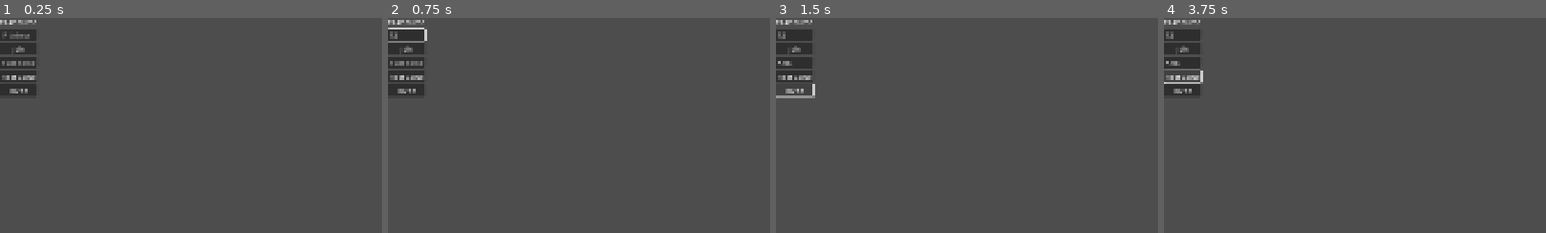
Above: before the commit, frames 1-4 (left to right).
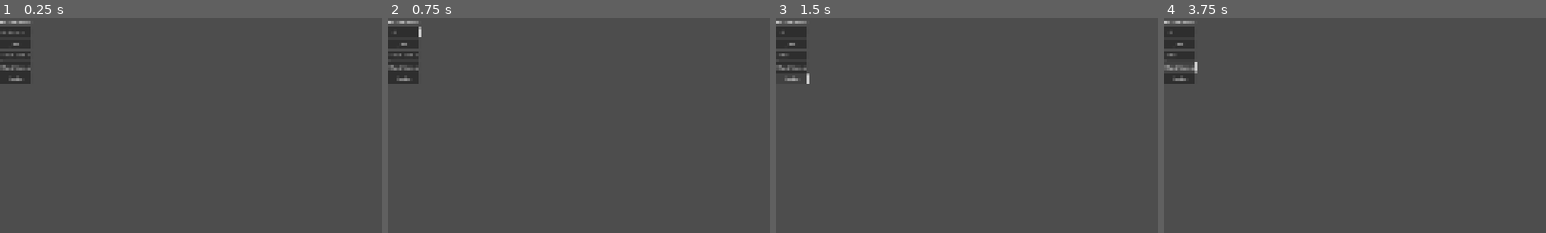
Above: after the commit, the same moments.

Repository: IljaGerasimov/TrapChess
Game: Godot game, scene res://scenes/Menu/Main.tscn
Two runs of this game, one before a commit and one after it. Both use one fixed random seed, a clock stepped at 60 frames per second and the inputs below. Before the commit the project starts from res://scenes/Main.tscn.
Inputs (mouse positions are % of the whole screen's width and height, from its top left):
- Up to frame 1 (0.25 s): no input
- Up to frame 2 (0.75 s): click (2, 4) at 0.52 s; type "12" at 0.6 s
- Up to frame 3 (1.5 s): click (2, 10) at 0.75 s; type "Alex" at 0.83 s; click "Invite" at 1.25 s
- Up to frame 4 (3.75 s): click "Invite" at 2 s; click "Invite" at 2.75 s; click "Host Game" at 3.5 s
The pictures show only the part of the screen within x 0-50%, y 0-50%; the shares and areas given below are measured in that part.
In our replay, the window is 800x450 before the commit and 800x400 after it. These sizes can differ from the game's own. Grey fills any space a smaller window leaves; there, only what the larger window draws over its background counts as a difference.

The runs differ from the first frame. In frame 1, 1.8% of the frame differs, in the area x 0-10%, y 0-36%; in frame 2, 1.8%; in frame 3, 1.4%; in frame 4, 1.8%, in the area x 0-11%, y 0-36%.

Commit message:
new grid, tilemap and sprites

Diff:
--- a/project.godot
+++ b/project.godot
@@ -17,8 +17,8 @@
 
 [display]
 
-window/size/viewport_width=1920
-window/size/viewport_height=1080
+window/size/viewport_width=2304
+window/size/viewport_height=1152
 window/stretch/mode="canvas_items"
 
 [rendering]
--- a/scenes/Main.tscn
+++ /dev/null
@@ -1,9 +0,0 @@
-[gd_scene load_steps=3 format=3 uid="uid://bibiuvn2eyytu"]
-
-[ext_resource type="Script" uid="uid://clquronjb1vi6" path="res://scenes/main.gd" id="1_rvslj"]
-[ext_resource type="PackedScene" uid="uid://dvfs0kk4le1lh" path="res://scenes/Lobby.tscn" id="2_0bbpv"]
-
-[node name="Main" type="Node"]
-script = ExtResource("1_rvslj")
-
-[node name="Lobby" parent="." instance=ExtResource("2_0bbpv")]
--- a/scenes/Lobby.tscn
+++ b/scenes/Menu/Lobby.tscn
@@ -1,6 +1,6 @@
 [gd_scene load_steps=2 format=3 uid="uid://dvfs0kk4le1lh"]
 
-[ext_resource type="Script" uid="uid://byeifhvbi6ptq" path="res://scenes/lobby.gd" id="1_6jt0u"]
+[ext_resource type="Script" uid="uid://byeifhvbi6ptq" path="res://scenes/Menu/lobby.gd" id="1_6jt0u"]
 
 [node name="Lobby" type="Control"]
 layout_mode = 3
--- /dev/null
+++ b/scenes/Menu/Main.tscn
@@ -0,0 +1,9 @@
+[gd_scene load_steps=3 format=3 uid="uid://bibiuvn2eyytu"]
+
+[ext_resource type="Script" uid="uid://clquronjb1vi6" path="res://scenes/Menu/main.gd" id="1_rvslj"]
+[ext_resource type="PackedScene" uid="uid://dvfs0kk4le1lh" path="res://scenes/Menu/Lobby.tscn" id="2_0bbpv"]
+
+[node name="Main" type="Node"]
+script = ExtResource("1_rvslj")
+
+[node name="Lobby" parent="." instance=ExtResource("2_0bbpv")]
--- a/scenes/main.gd
+++ b/scenes/Menu/main.gd
@@ -72,7 +72,7 @@
 # @rpc("call_local"): makes the function load on both pc's simultaniously
 @rpc("call_local")
 func start_editor():
-	print("Authesys: initiate Editor!")
+	print("Authesys: initiate Editor ...")
 
 	# 1. Lobby gets marked for death
 	if has_node("Lobby"):
--- a/scenes/SpikeTrap.tscn
+++ b/scenes/Objects/SpikeTrap.tscn
@@ -2,4 +2,4 @@
 
 [node name="SpikeTrap" type="Area2D"]
 
-[node name="CollisionShape2D" type="CollisionShape2D" parent="."]
+[node name="CollisionShape2D" type="CollisionPolygon2D" parent="."]
--- /dev/null
+++ b/scenes/Players/PawnPlayer.tscn
@@ -0,0 +1,20 @@
+[gd_scene load_steps=4 format=3 uid="uid://d4e7xux1kvcf"]
+
+[ext_resource type="Texture2D" uid="uid://dl65x18w44gbd" path="res://sprites/PawnTorso.png" id="1_ehqrv"]
+[ext_resource type="Texture2D" uid="uid://2u6wckmmyya5" path="res://sprites/Pawnhead.png" id="2_pqvae"]
+
+[sub_resource type="SceneReplicationConfig" id="SceneReplicationConfig_o75gv"]
+
+[node name="PawnPlayer" type="CharacterBody2D"]
+
+[node name="Sprite2D" type="Sprite2D" parent="."]
+texture = ExtResource("1_ehqrv")
+
+[node name="CollisionShape2D" type="CollisionShape2D" parent="."]
+
+[node name="MultiplayerSynchronizer" type="MultiplayerSynchronizer" parent="."]
+replication_config = SubResource("SceneReplicationConfig_o75gv")
+
+[node name="Sprite2D2" type="Sprite2D" parent="."]
+position = Vector2(0, -128)
+texture = ExtResource("2_pqvae")
--- a/scenes/levels/LevelPawn.tscn
+++ b/scenes/levels/LevelPawn.tscn
@@ -1,8 +1,20 @@
-[gd_scene format=3 uid="uid://bomlotyjhtra2"]
+[gd_scene load_steps=3 format=3 uid="uid://bomlotyjhtra2"]
+
+[ext_resource type="Script" uid="uid://t8nunem3she5" path="res://scenes/levels/level_pawn.gd" id="1_67rga"]
+[ext_resource type="Texture2D" uid="uid://dibu3iooxfcur" path="res://sprites/checkerboard_tile.png" id="2_4nkvv"]
 
 [node name="LevelPawn" type="Node2D"]
+script = ExtResource("1_67rga")
 
 [node name="PlacementPreview" type="ColorRect" parent="."]
-custom_minimum_size = Vector2(64, 64)
+custom_minimum_size = Vector2(128, 128)
 offset_right = 40.0
 offset_bottom = 40.0
+
+[node name="TileMapLayer" type="TileMapLayer" parent="."]
+
+[node name="Sprite2D" type="Sprite2D" parent="."]
+texture_repeat = 2
+texture = ExtResource("2_4nkvv")
+region_enabled = true
+region_rect = Rect2(2304, 1152, 0, 0)
--- /dev/null
+++ b/scenes/levels/level_pawn.gd
@@ -0,0 +1,12 @@
+extends Node2D
+
+func _process(_delta):
+	var mouse_pos = get_global_mouse_position()
+
+	# Snapping-Logic
+	# rounding mouse_pos to the nearest multiple of 128
+	var snap_x = floor(mouse_pos.x / 128) * 128
+	var snap_y = floor(mouse_pos.y / 128) * 128
+
+	# preview jumps from tile to tile
+	$PlacementPreview.global_position = Vector2(snap_x, snap_y)
Renamed: scenes/lobby.gd -> scenes/Menu/lobby.gd
Renamed: scenes/lobby.gd.uid -> scenes/Menu/lobby.gd.uid
Renamed: scenes/main.gd.uid -> scenes/Menu/main.gd.uid
Not shown, added: scenes/levels/level_pawn.gd.uid
Binary file added: sprites/PawnTorso.png
Not shown, added: sprites/PawnTorso.png.import
Binary file added: sprites/Pawnhead.png
Not shown, added: sprites/Pawnhead.png.import
Binary file added: sprites/PlatformClosed.png
Not shown, added: sprites/PlatformClosed.png.import
Binary file added: sprites/TrapHidden.png
Not shown, added: sprites/TrapHidden.png.import
(and 4 more such lines)
